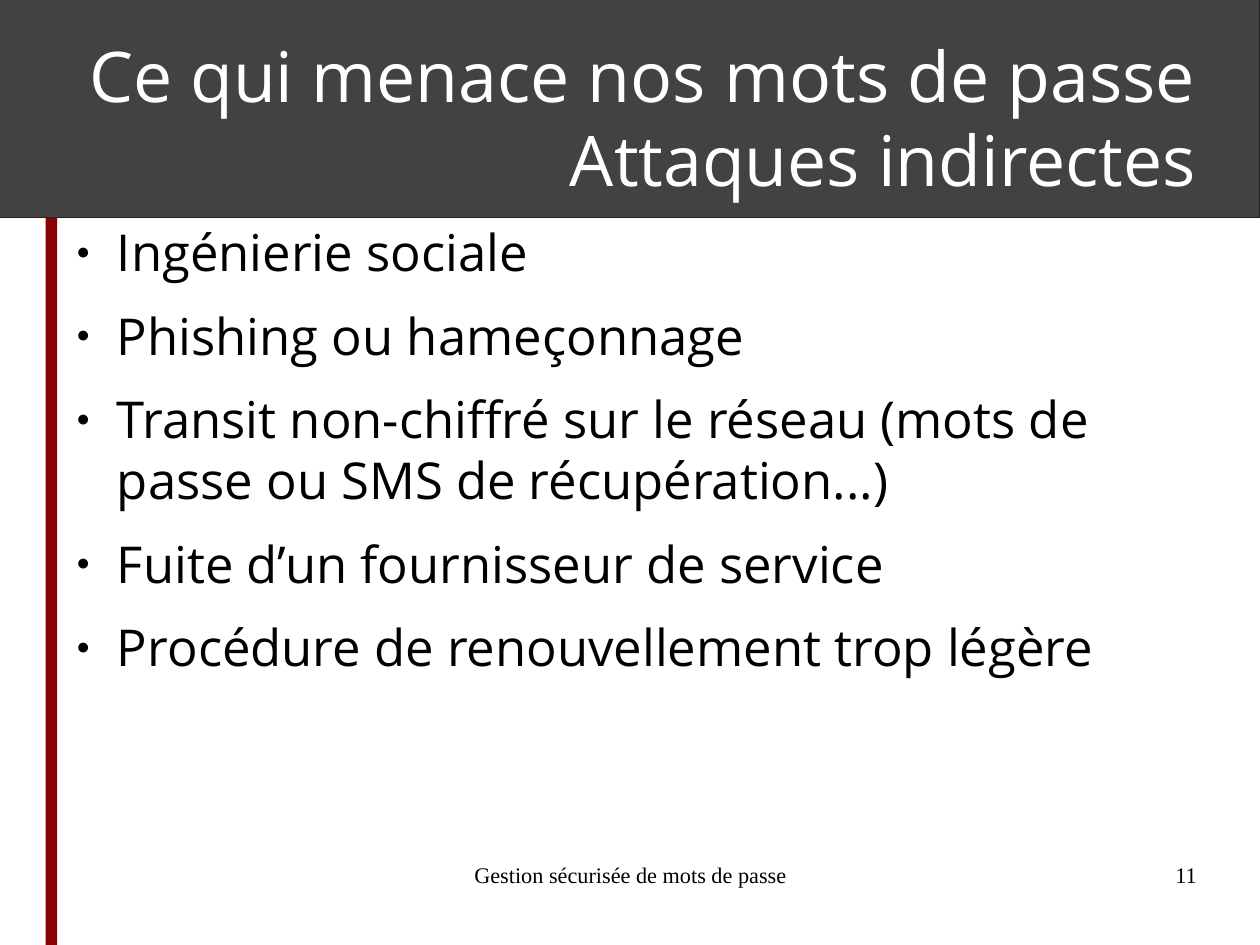
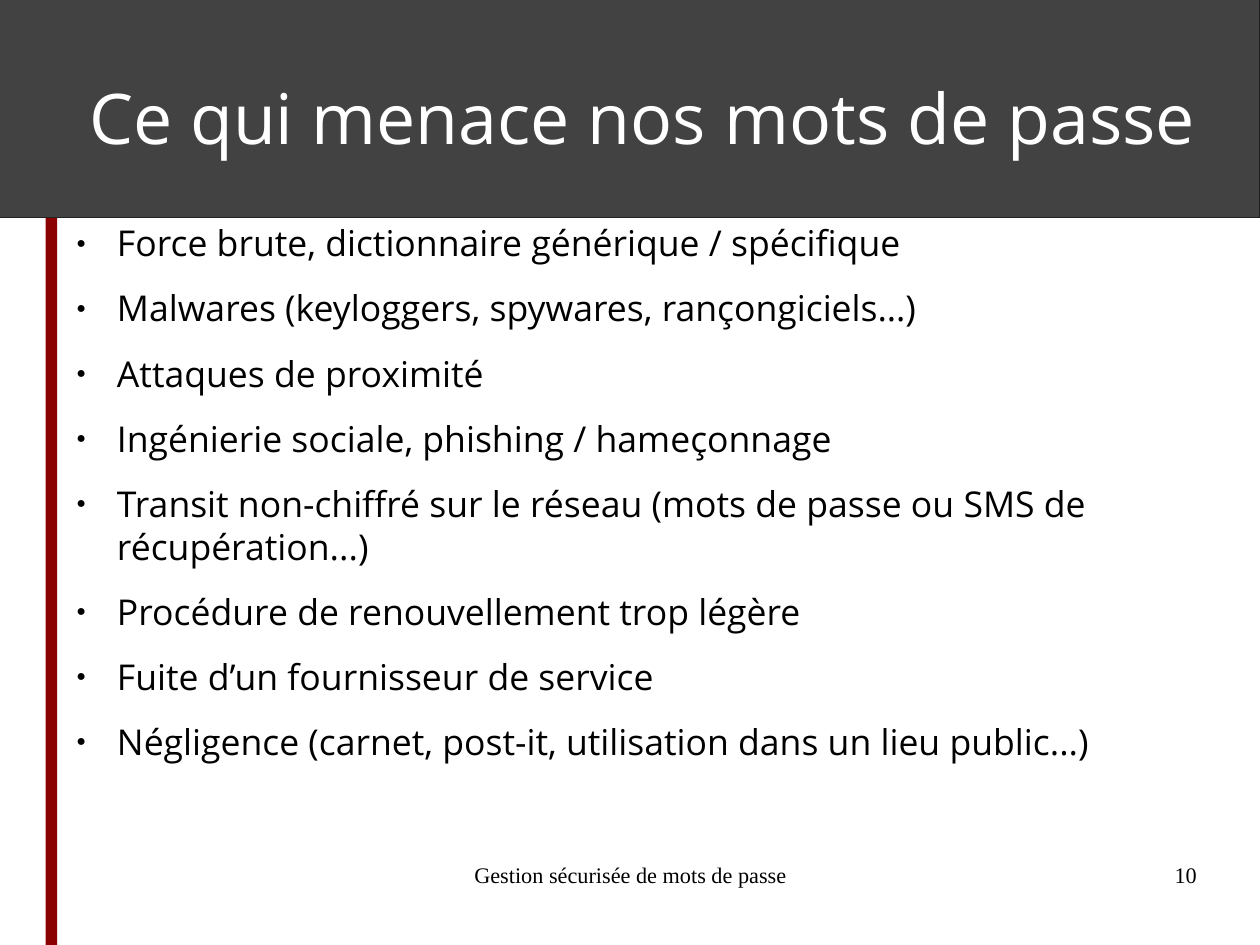
Before and after one commit to ftassy/Voyages-en-Cyberie, a slide deck: slide 10 of module_mots_de_passe/Gestion_securisee_de_mots_de_passe.odp (slide 11 before the commit). Drawn at 1260x945 pixels with LibreOffice and Linux fonts; fonts in the diff are those of the drawing. Boxes give left, top, right and bottom in pixels: in the first picture for what was removed or moved away, otherwise in the second. Text is boxed around its words. In the diff, an @@ line names an element or a change of style, - is before the commit and + after.

```diff
--- a/module_mots_de_passe/Gestion_securisee_de_mots_de_passe.odp
+++ b/module_mots_de_passe/Gestion_securisee_de_mots_de_passe.odp
@@ title at (x1=89, y1=91, x2=1195, y2=161): text changed @@
-Ce qui menace nos mots de passe
-Attaques indirectes
+Ce qui menace nos mots de passe
@@ text at (x1=117, y1=228, x2=916, y2=461): text changed; size 32 to 22.4 pt @@
-● Ingénierie sociale
-● Phishing ou hameçonnage
+● Force brute, dictionnaire générique / spécifique
+● Malwares (keyloggers, spywares, rançongiciels…)
+● Attaques de proximité
+● Ingénierie sociale, phishing / hameçonnage
@@ text at (x1=117, y1=489, x2=1086, y2=691): size 32 to 22.4 pt in "Transit non-chiffré sur le réseau (mots de ...", "Fuite d’un fournisseur de service" @@
@@ text at (x1=117, y1=597, x2=800, y2=634): paragraph added @@
+● Procédure de renouvellement trop légère
@@ text at (x1=117, y1=727, x2=1089, y2=764): text changed; size 32 to 22.4 pt @@
-● Procédure de renouvellement trop légère
+● Négligence (carnet, post-it, utilisation dans un lieu public...)
@@ page number at (x1=1175, y1=868, x2=1197, y2=884): text changed @@
-11
+10
```
Also in this commit, not shown: 3 other slides changed, 1 slide removed, 5 other files.
